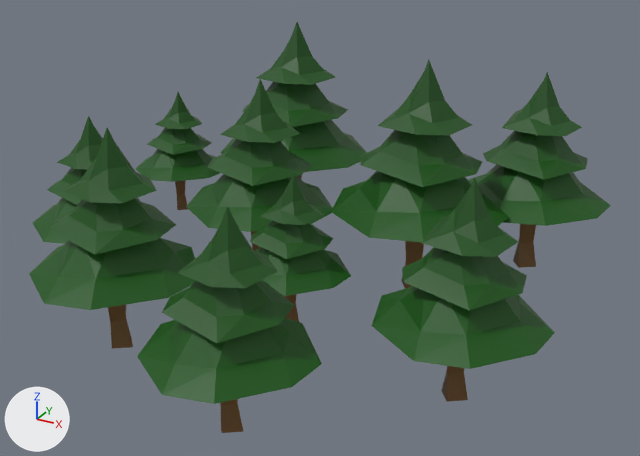
Before and after pictures for a commit that changed the Blender file Assets/Models/pine-forest.blend.
One viewpoint serves both versions: a camera (50 mm lens) standing at (1.154, -2.095, 1.187) and looking at (0.102, -0.183, 0.231). The lights are fixed; the arrows at lower left show +X, +Y and +Z.
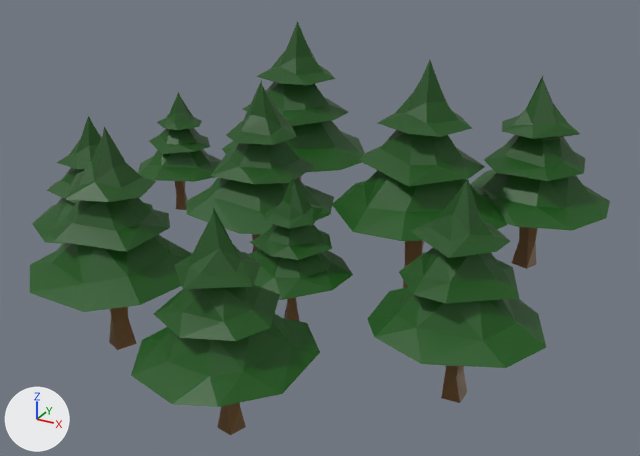
Location of each change, [x1, y1, x2, y2] in pixels of the pictures (640 x 456 px):
'Cylinder.008', turned
    before: [137, 206, 322, 433]
    after: [131, 207, 320, 435]
'Cylinder.006', turned
    before: [372, 177, 555, 402]
    after: [368, 177, 546, 403]
'Cylinder.007', turned
    before: [29, 128, 195, 349]
    after: [30, 127, 192, 350]
'Cylinder', turned
    before: [331, 60, 509, 288]
    after: [332, 60, 507, 288]
'Cylinder.001', turned
    before: [468, 72, 611, 268]
    after: [471, 76, 610, 269]
'Cylinder.003', turned
    before: [186, 79, 332, 251]
    after: [186, 80, 334, 252]
'Cylinder.002', turned
    before: [220, 22, 367, 180]
    after: [222, 21, 365, 181]
'Cylinder.005', turned
    before: [250, 174, 351, 322]
    after: [249, 176, 353, 321]
'Cylinder.009', turned
    before: [135, 92, 220, 210]
    after: [138, 92, 221, 210]

Diff of the bpy script that builds the scene:
```diff
--- a/Assets/Models/pine-forest.blend.py
+++ b/Assets/Models/pine-forest.blend.py
@@ ob_cylinder @@
 ob_cylinder.location = (0.284, 0.05, 0.0)
+ob_cylinder.rotation_euler = (0.0, 0.0, -0.222)  # degrees (0, 0, -13)
 ob_cylinder.scale = (0.465, 0.465, 0.465)
@@ ob_cylinder_001 @@
 ob_cylinder_001.location = (0.525, 0.341, 0.0)
+ob_cylinder_001.rotation_euler = (0.0, 0.0, -2.643)  # degrees (0, 0, -151)
 ob_cylinder_001.scale = (0.417, 0.417, 0.417)
@@ ob_cylinder_002 @@
 ob_cylinder_002.location = (-0.273, 0.32, 0.0)
+ob_cylinder_002.rotation_euler = (0.0, 0.0, -0.154)  # degrees (0, 0, -8.8)
 ob_cylinder_002.scale = (0.468, 0.468, 0.468)
@@ ob_cylinder_003 @@
 ob_cylinder_003.location = (-0.159, -0.076, 0.0)
+ob_cylinder_003.rotation_euler = (0.0, 0.0, -1.049)  # degrees (0, 0, -60)
 ob_cylinder_003.scale = (0.41, 0.41, 0.41)
@@ ob_cylinder_005 @@
 ob_cylinder_005.location = (0.078, -0.3, 0.0)
+ob_cylinder_005.rotation_euler = (0.0, 0.0, -1.493)  # degrees (0, 0, -86)
 ob_cylinder_005.scale = (0.294, 0.294, 0.294)
@@ ob_cylinder_006 @@
 ob_cylinder_006.location = (0.59, -0.422, 0.0)
+ob_cylinder_006.rotation_euler = (0.0, 0.0, 0.973)  # degrees (0, 0, 56)
 ob_cylinder_006.scale = (0.38, 0.38, 0.38)
@@ ob_cylinder_007 @@
 ob_cylinder_007.location = (-0.24, -0.611, 0.0)
+ob_cylinder_007.rotation_euler = (0.0, 0.0, 0.508)  # degrees (0, 0, 29)
 ob_cylinder_007.scale = (0.406, 0.406, 0.406)
@@ ob_cylinder_008 @@
 ob_cylinder_008.location = (0.203, -0.77, 0.0)
+ob_cylinder_008.rotation_euler = (0.0, 0.0, 2.2)  # degrees (0, 0, 126)
 ob_cylinder_008.scale = (0.369, 0.369, 0.369)
@@ ob_cylinder_009 @@
 ob_cylinder_009.location = (-0.658, 0.2, 0.0)
+ob_cylinder_009.rotation_euler = (0.0, 0.0, -0.37)  # degrees (0, 0, -21)
 ob_cylinder_009.scale = (0.294, 0.294, 0.294)
```
